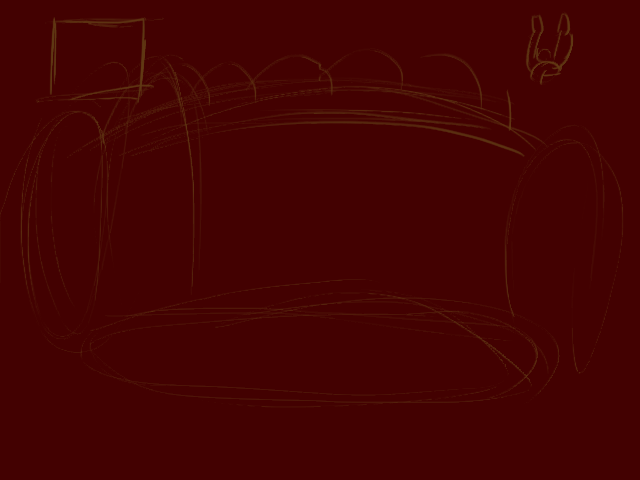
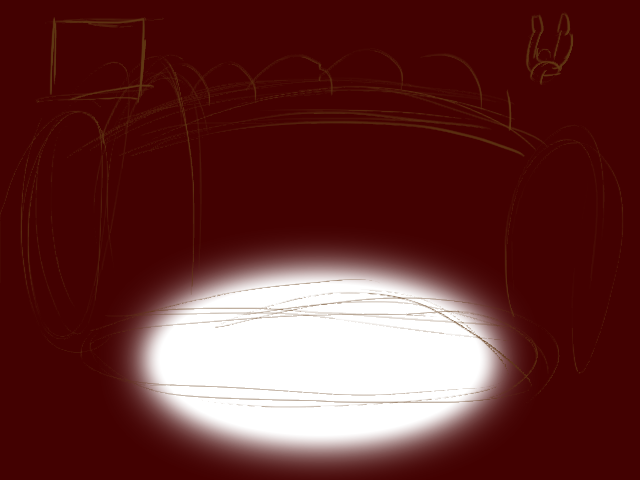
Layered file, before and after one edit (640 x 480). Changes by layer:
added layer "Ellipse 2" above "Color Fill 1" over [127, 256, 513, 463]
